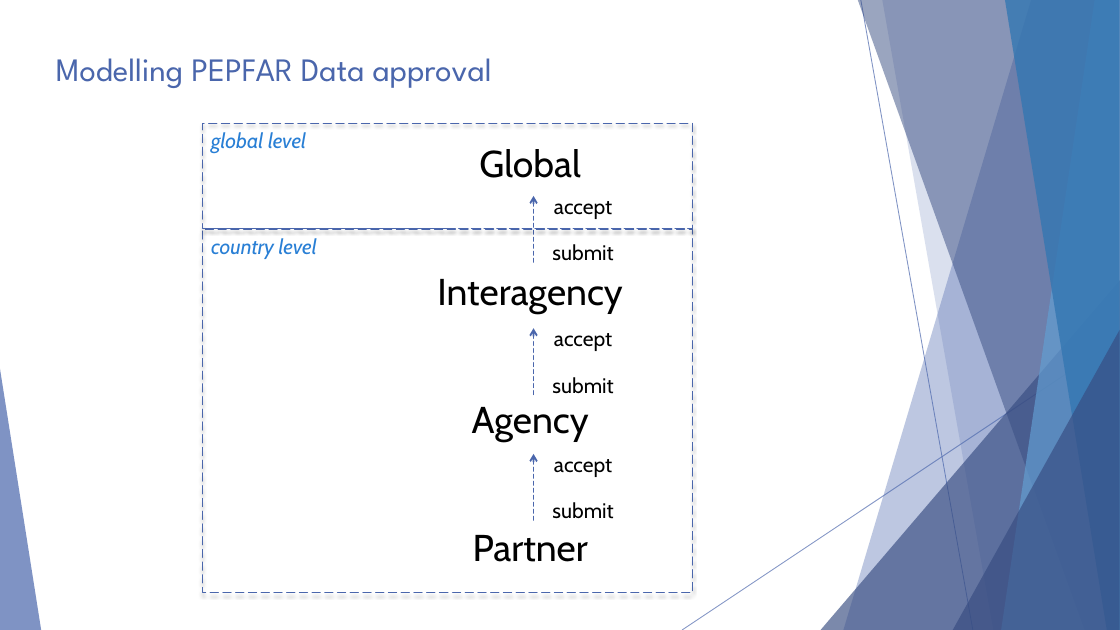
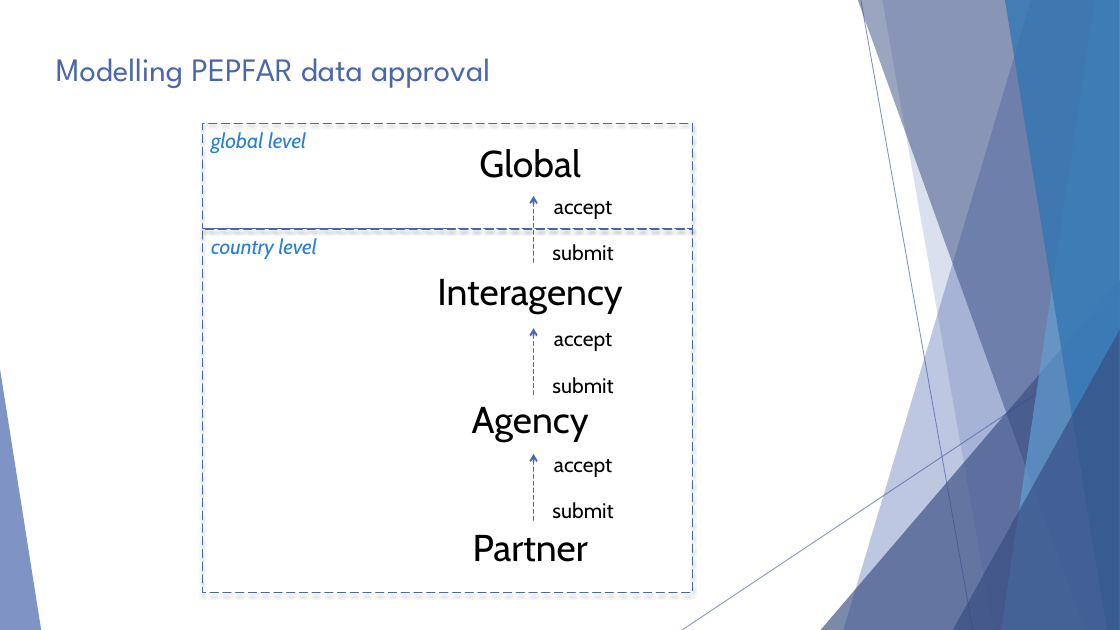
Before and after one commit to hispus/presentations, a slide deck: slide 25 of Complex_Data_Modelling/Complex_Data_Modelling.pptx. Drawn at 1120x630 pixels with LibreOffice and Linux fonts; fonts in the diff are those of the drawing; background and template pictures are left out. Boxes give left, top, right and bottom in pixels: in the first picture for what was removed or moved away, otherwise in the second. Text is boxed around its words. In the diff, an @@ line names an element or a change of style, - is before the commit and + after.

Commit message:
Updates Complex Data Modelling slides

```diff
--- a/Complex_Data_Modelling/Complex_Data_Modelling.pptx
+++ b/Complex_Data_Modelling/Complex_Data_Modelling.pptx
@@ title at [56, 58, 490, 88]: text changed @@
-Modelling PEPFAR Data approval
+Modelling PEPFAR data approval
```
Also in this commit, not shown: 6 other slides changed, 1 other file.
